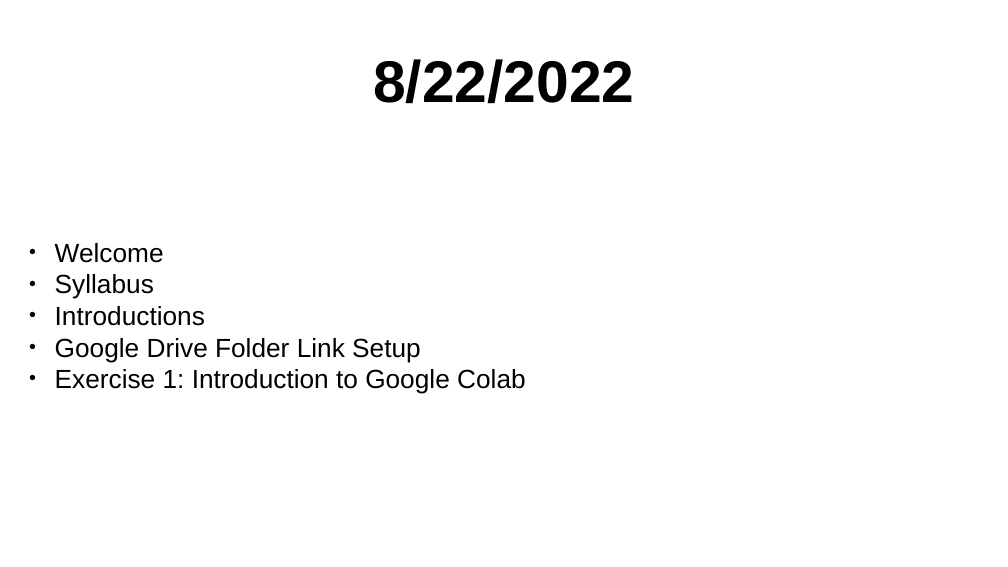
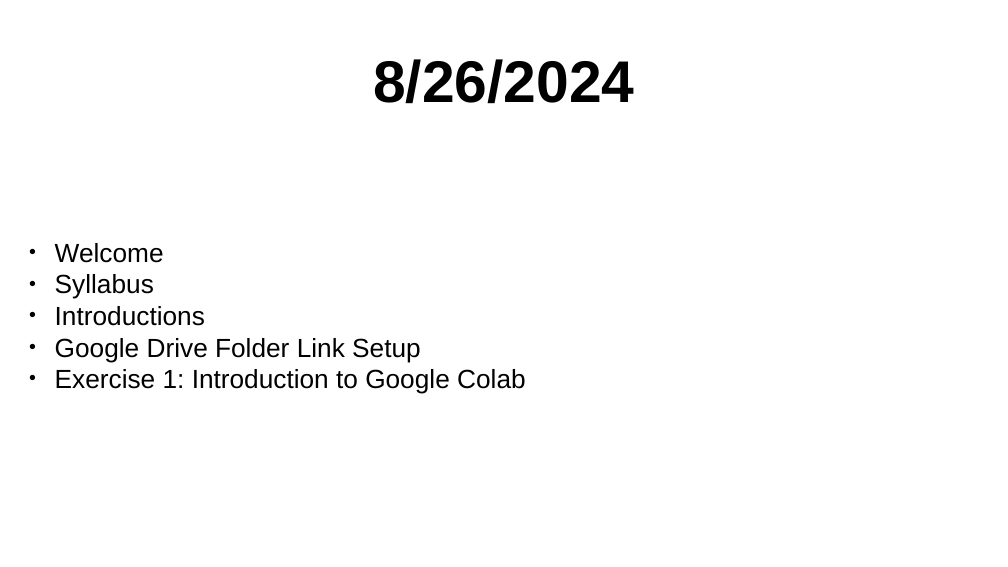
Before and after one commit to daveminh/Chem456-2024F, a slide deck: slide 1 of slides/08-26-Introduction.pptx. Drawn at 1008x567 pixels with LibreOffice and Linux fonts; fonts in the diff are those of the drawing. Boxes give left, top, right and bottom in pixels: in the first picture for what was removed or moved away, otherwise in the second. Text is boxed around its words. In the diff, an @@ line names an element or a change of style, - is before the commit and + after.

```diff
--- a/slides/08-26-Introduction.pptx
+++ b/slides/08-26-Introduction.pptx
@@ title at (x1=373, y1=59, x2=634, y2=104): text changed @@
-8/22/2022
+8/26/2024
```
Also in this commit, not shown: 4 other slides changed, 2 slides added, 4 slides removed, 2 other files.
